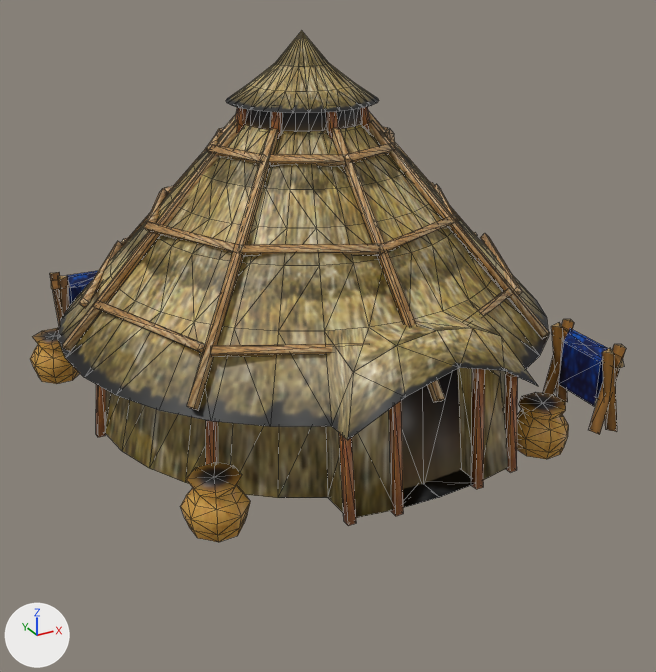
What one commit did to the COLLADA model art/meshes/structural/koreans/house_3.dae.
Before and after are seen from a camera (50 mm lens) standing at (-9.94, -19.13, 10.96) and looking at (0.25, -0.6, 1.69). The axes (+X, +Y, +Z) are drawn at lower left. The lights are the same throughout. The older version comes first. Mesh edges are drawn as thin lines. Where no turn or scale is listed for an object, it has been applied to the vertices.

The first picture shows 'house_3'.
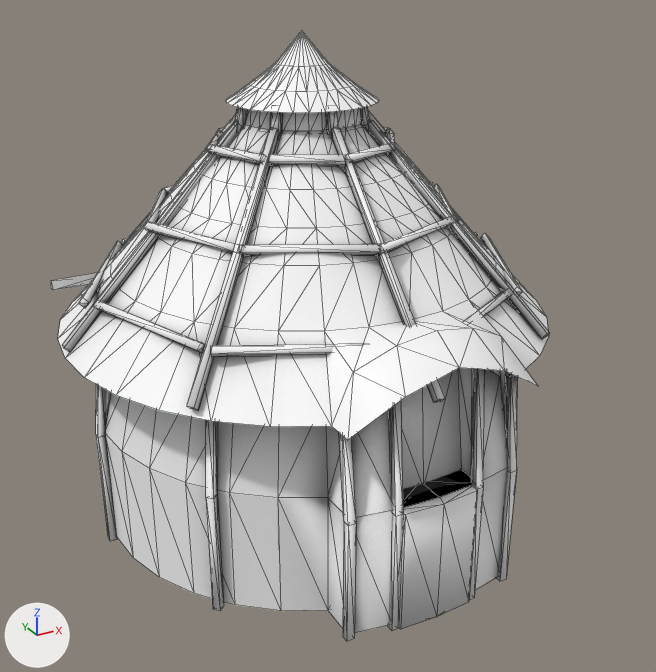
The newer file is also turned or shifted as a whole; pictures and numbers use the older file's frame.

Diff of the bpy script that builds the scene:
```diff
--- a/art/meshes/structural/koreans/house_3.dae.py
+++ b/art/meshes/structural/koreans/house_3.dae.py
@@ img_untitled_003_png @@
+img_untitled_003_png = load_image('Untitled.003.png', 'Untitled.003.png', 1024, 1024, 'sRGB')
@@ mat_material_001 @@
+mat_material_001 = principled_material('Material.001')
+mat_material_001.texture = img_untitled_003_png
@@ me_esfera_448 @@
 # used by ob_house_3; location = (0.0, 0.0, 0.0)
-me_esfera_448.from_pydata(...)  # 1189 vertices, 1872 faces; spans x -6.27..6.28, y -6.24..6.55, z -0.11..9.0
+me_esfera_448.from_pydata(...)  # 1005 vertices, 1626 faces; spans x -6.11..6.28, y -6.24..6.55, z -3.14..9.0
+# me_esfera_448 part 1: 15 loose pieces with 270 vertices, spanning x -6.27..5.3, y -6.01..5.71, z 0.08..2.4, are deleted
+# me_esfera_448 part 2
+# 7 vertices are added at x -0.84..1.03, y -6.01..-5.85, z -3.14..-0.11
+# 44 new vertices lie (0.0, 0.0, -3.04) away from vertices in x -5.58..5.75, y -5.89..6.03, z -0.1
+# 35 new vertices lie (0.0, 0.0, -3.03) away from vertices in x -5.39..5.58, y -5.79..5.85, z -0.03
+# 194 new faces join them
+# me_esfera_448 part 3: 1432 faces spanning x -6.11..6.28, y -6.24..6.55, z -0.11..9.0 switch from mat_texturas_coreanas_provas (picture img_kore_struct_png) to mat_material_001 (picture img_untitled_003_png)
```

Location of each change, (x1, y1, x2, y2) in pixels of the pictures (656 x 672 px):
'house_3', reshaped (16% narrower, 19% taller)
    before: (30, 31, 626, 542)
    after: (51, 31, 550, 641)
part 1 of me_esfera_448, deleted
    before: (30, 271, 626, 542)
part 2 of me_esfera_448, added
    after: (96, 433, 517, 641)
part 3 of me_esfera_448, recoloured (brown to white)
    both: (51, 31, 550, 526)
